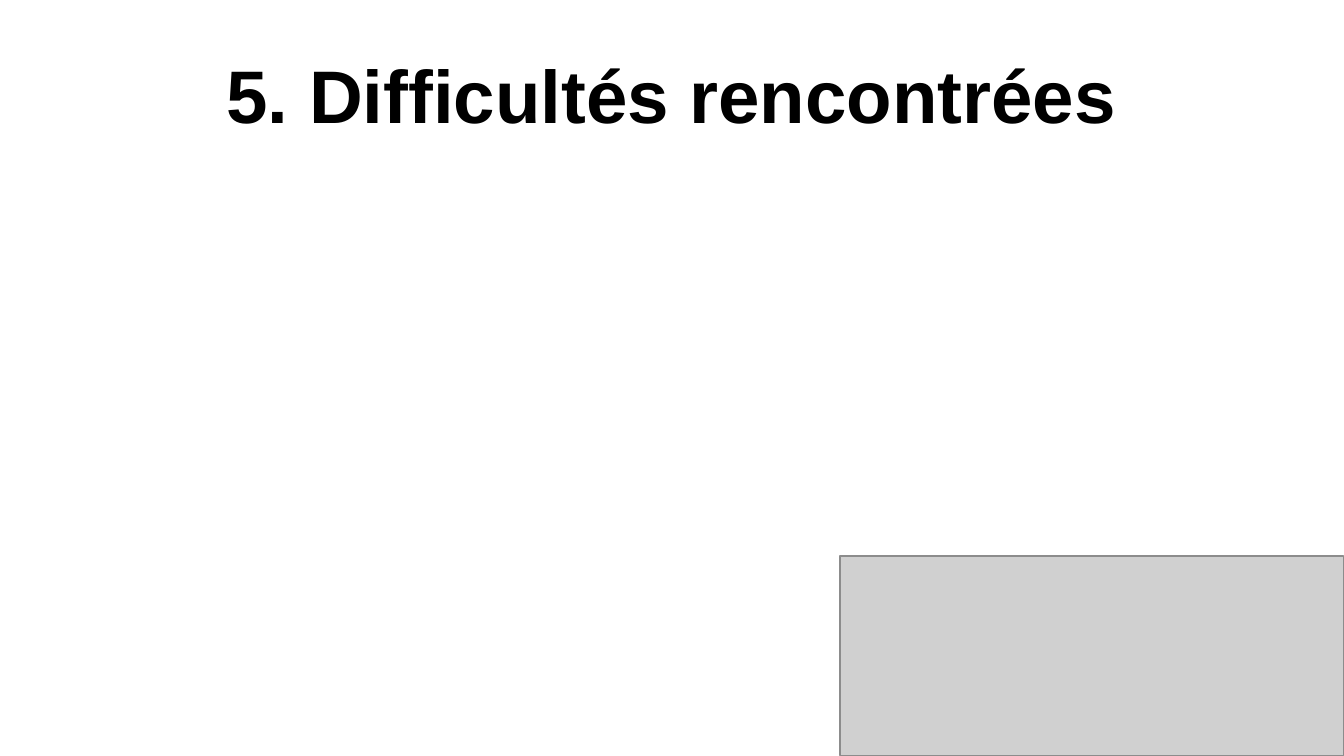
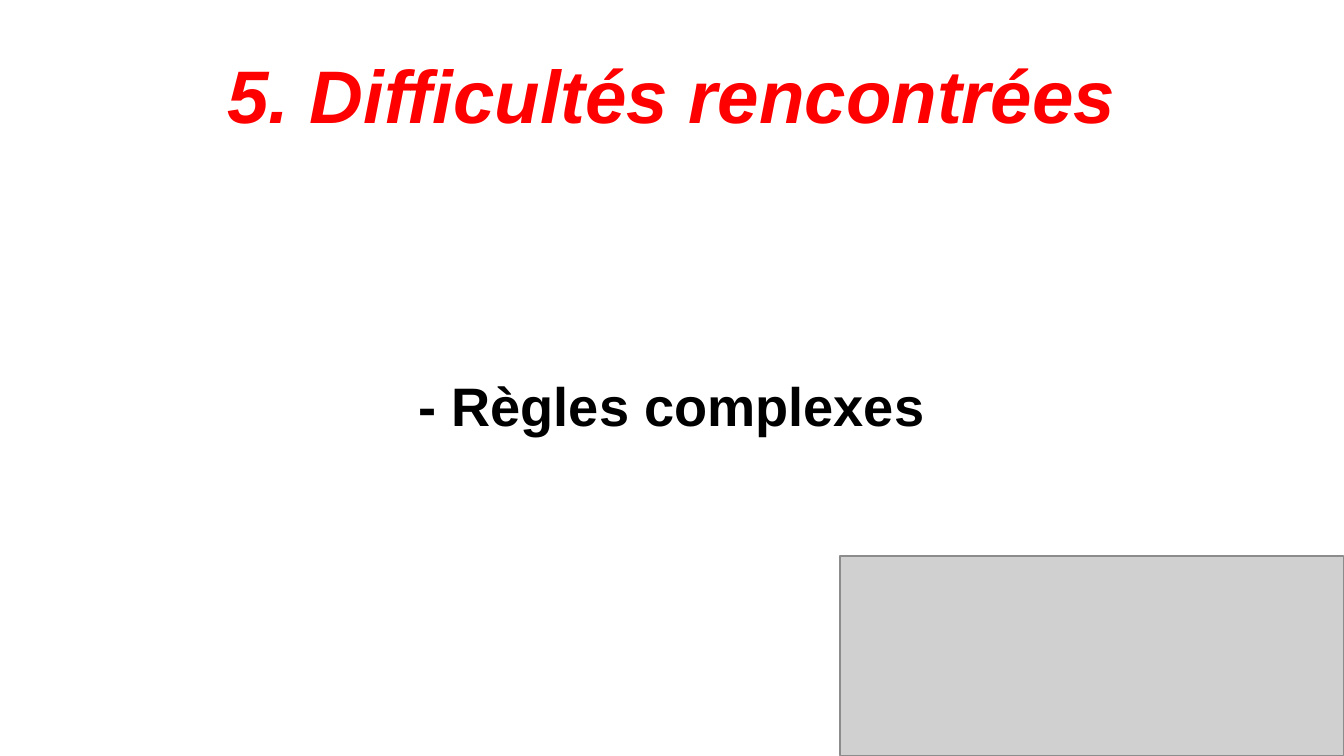
Before and after one commit to Noahrng/Projet_IA_Chess, a slide deck: slide 7 of diapo/projetIACHESS.odp. Drawn at 1344x756 pixels with LibreOffice and Linux fonts; fonts in the diff are those of the drawing; grey boxes stand for pictures. Boxes give left, top, right and bottom in pixels: in the first picture for what was removed or moved away, otherwise in the second. Text is boxed around its words. In the diff, an @@ line names an element or a change of style, - is before the commit and + after.

```diff
--- a/diapo/projetIACHESS.odp
+++ b/diapo/projetIACHESS.odp
@@ title "5. Difficultés rencontrées" at [227,68,1115,124]: text colour #000000 to #FF0000, italic on @@
@@ subtitle added at [452,386,924,435], 32 pt, text #000000, bold @@
+- Règles complexes
```
Also in this commit, not shown: 5 other slides changed, 1 other file.
